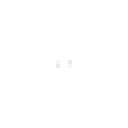
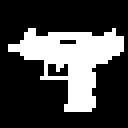
Two versions of the same layered image (128 x 128). Layer-by-layer changes:
added layer "UZI" above "Cursor" over [0, 0, 128, 128]
hid "Cursor" over [56, 60, 72, 72]
renamed "Base" to "图层 1", showed it over [0, 0, 128, 128]
